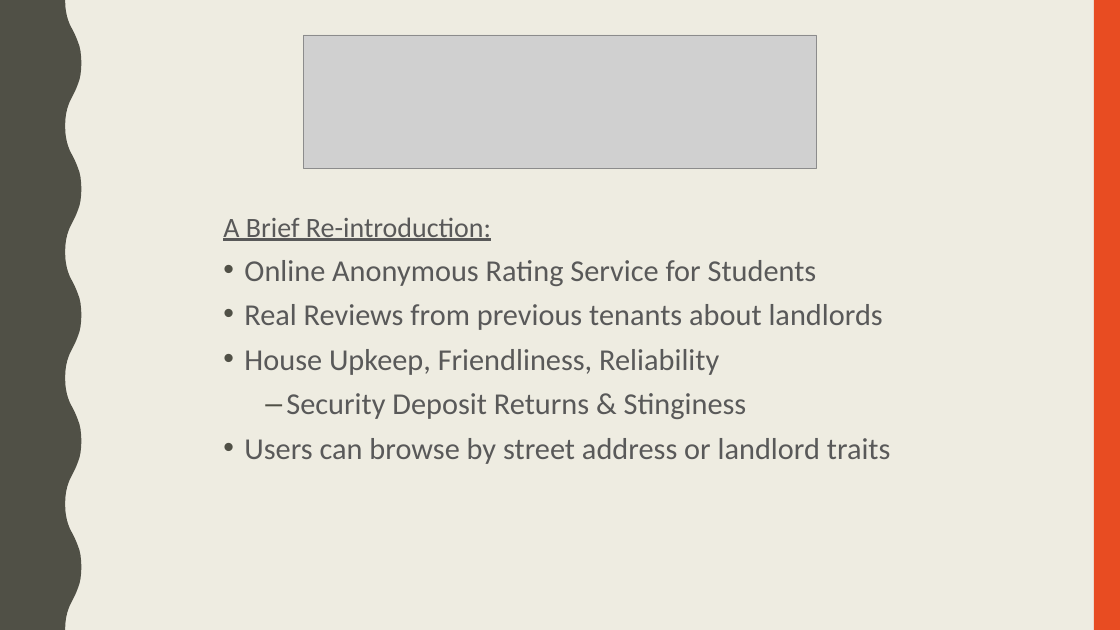
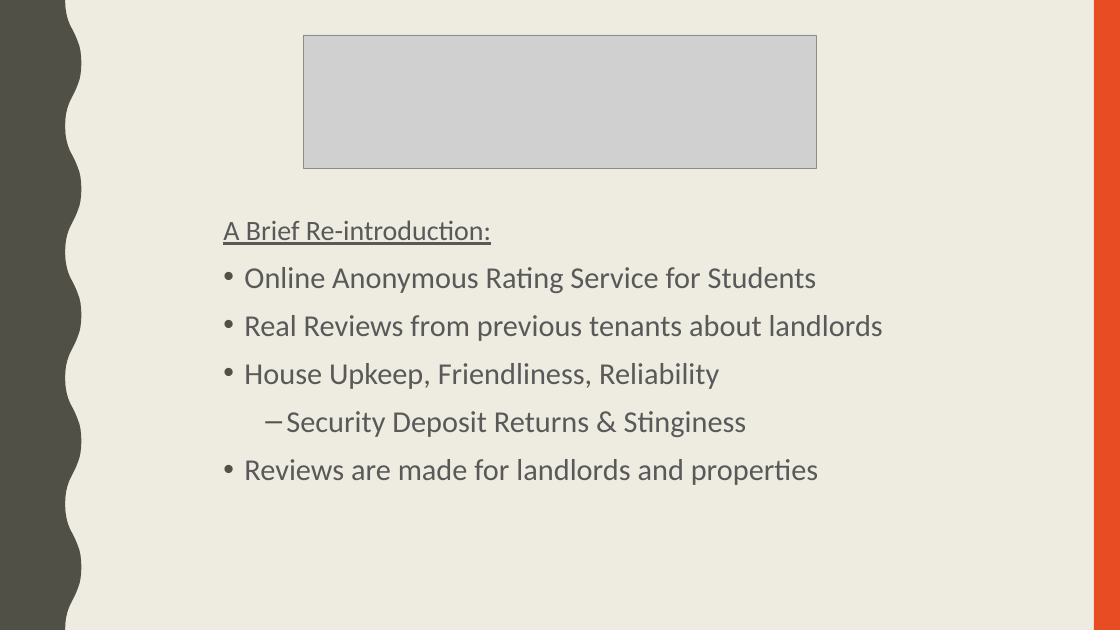
Before and after one commit to magabrin/cs1530-Rate-My-Slumlord, a slide deck: slide 2 of RateMySlumlord-FinalDemo.pptx. Drawn at 1120x630 pixels with LibreOffice and Linux fonts; fonts in the diff are those of the drawing; grey boxes stand for pictures. Boxes give left, top, right and bottom in pixels: in the first picture for what was removed or moved away, otherwise in the second. Text is boxed around its words. In the diff, an @@ line names an element or a change of style, - is before the commit and + after.

```diff
--- a/RateMySlumlord-FinalDemo.pptx
+++ b/RateMySlumlord-FinalDemo.pptx
@@ text at [223,220,883,437]: line spacing 1 to 1.1 @@
@@ text at [244,459,818,485]: text changed @@
-• Users can browse by street address or landlord traits
+• Reviews are made for landlords and properties
```
Also in this commit, not shown: 2 other slides changed, 1 slide added, 10 other files.
